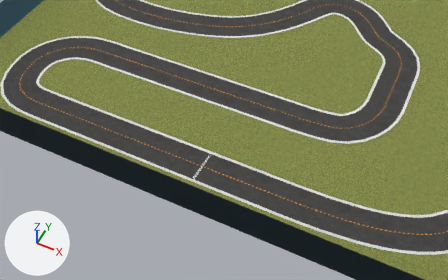
Two versions of the COLLADA model bundle/meshes/2022_may_pro_ccw/2022_may_pro_ccw.dae, one commit apart.
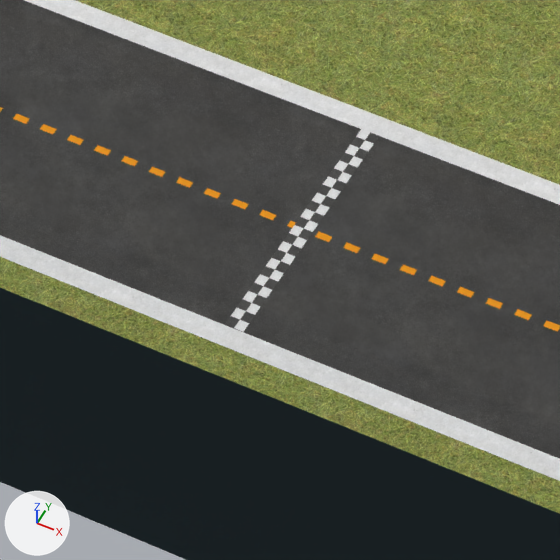
There are two pictures of each version: one from a 50 mm lens placed at (4.5, -13.94, 11.96), pointed at (-0.12, -4.71, 0.42), one close up on the part from 36% to 53% of the width and 49% to 75% of the height. Arrows for +X, +Y and +Z are at lower left; the lights stay in place. Where no turn or scale is listed for an object, it has been applied to the vertices.

The first close-up shows 'StartLine', 'cl', 'field', 'il', 'ol', 'road', 'wall'.
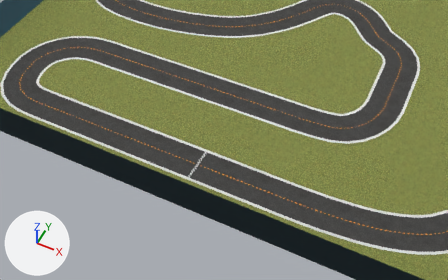
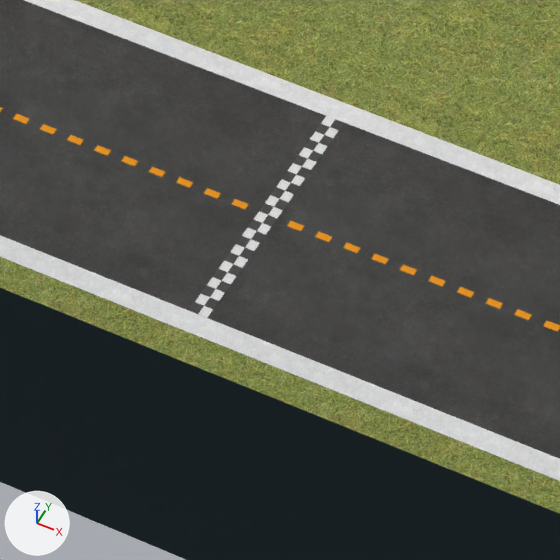
Changed parts and their boxes (x1, y1, x2, y2) in the close-ups (560 x 560 px):
'StartLine', moved: before (225, 129, 379, 332); after (190, 116, 344, 318)

Edits to the bpy script that builds the scene:
```text
Change ob_startline:
    ob_startline.location: (-0.38, -5.401, 0.002) -> (-0.509, -5.402, 0.002)
```
